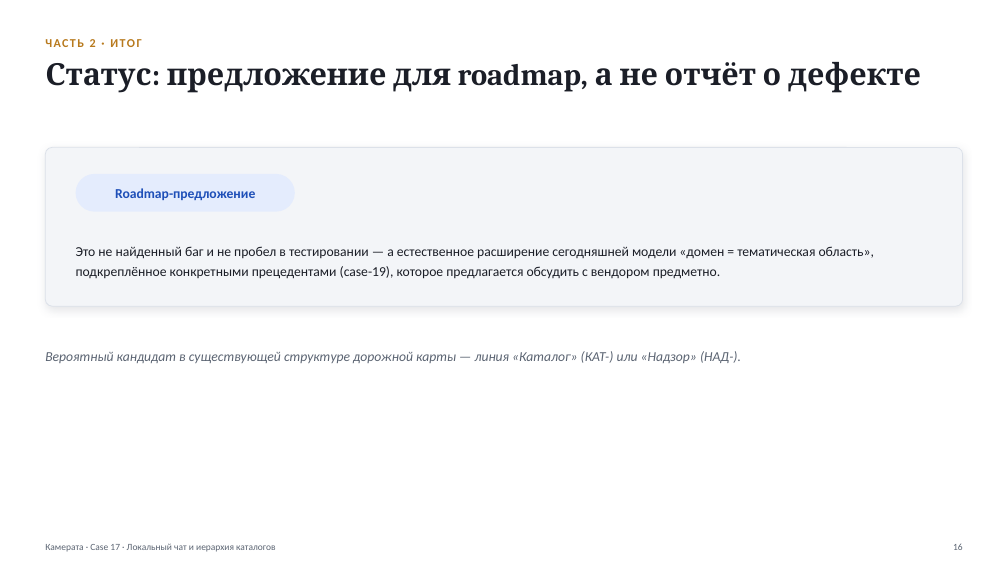
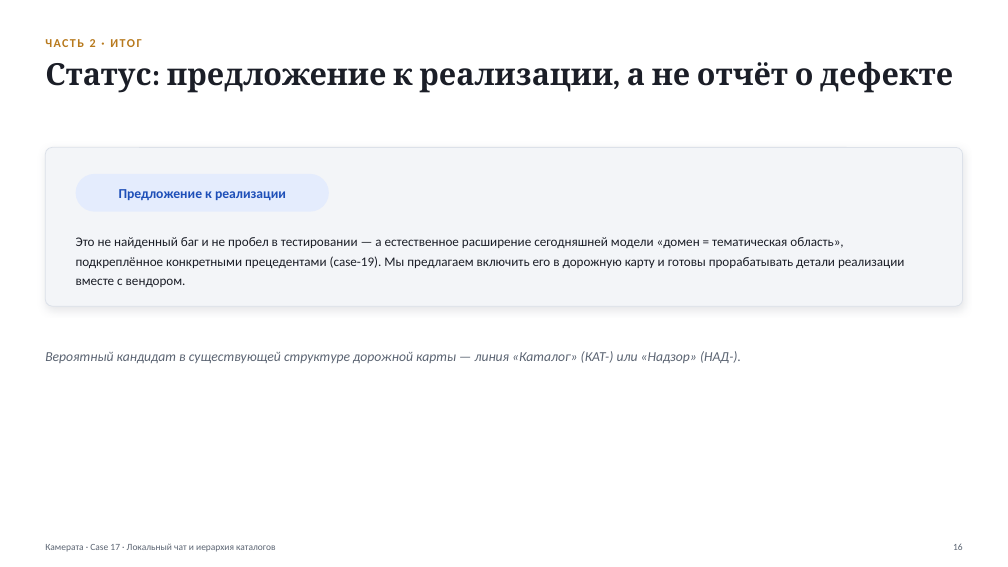
Before and after one commit to vladilslavandrosov-prog/job-RAG, a slide deck: slide 16 of docs/presentations/case-17-lokalny-chat-i-ierarhiya-katalogov.pptx. Drawn at 1008x567 pixels with LibreOffice and Linux fonts; fonts in the diff are those of the drawing. Boxes give left, top, right and bottom in pixels: in the first picture for what was removed or moved away, otherwise in the second. Text is boxed around its words. In the diff, an @@ line names an element or a change of style, - is before the commit and + after.

```diff
--- a/docs/presentations/case-17-lokalny-chat-i-ierarhiya-katalogov.pptx
+++ b/docs/presentations/case-17-lokalny-chat-i-ierarhiya-katalogov.pptx
@@ text at [45,62,953,93]: text changed @@
-Статус: предложение для roadmap, а не отчёт о дефекте
+Статус: предложение к реализации, а не отчёт о дефекте
@@ rounded rectangle: place and size @@
-rounded rectangle at [76,174,295,212]
+rounded rectangle at [76,174,329,212]
@@ text at [119,189,286,201]: text changed @@
-Roadmap-предложение
+Предложение к реализации
@@ text at [76,237,905,287]: text changed; size 13 to 12.5 pt @@
-Это не найденный баг и не пробел в тестировании — а естественное расширение сегодняшней модели «домен = тематическая область», подкреплённое конкретными прецедентами (case-19), которое предлагается обсудить с вендором предметно.
+Это не найденный баг и не пробел в тестировании — а естественное расширение сегодняшней модели «домен = тематическая область», подкреплённое конкретными прецедентами (case-19). Мы предлагаем включить его в дорожную карту и готовы прорабатывать детали реализации вместе с вендором.
```
Also in this commit, not shown: 12 other slides changed.
